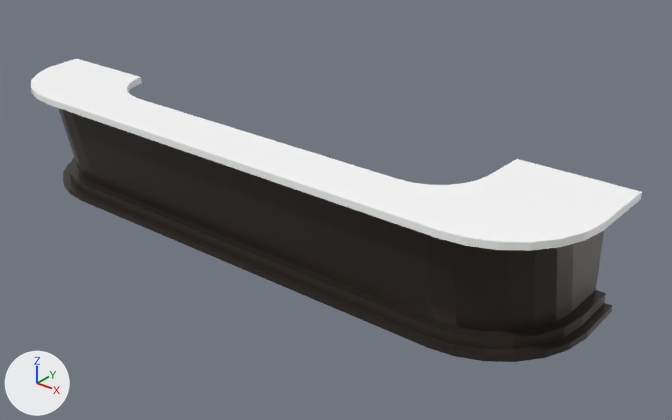
A saved change to the FBX model Assets/props/AssetsIzan/Barra.fbx.
Rendered twice from a 50 mm lens placed at (20.4, -20.2, 15.3), pointed at (2.0, 2.8, 1.0). The axes (+X, +Y, +Z) are drawn at lower left. The lights are the same throughout. The picture after the commit comes second. Where no turn or scale is listed for an object, it has been applied to the vertices.

The scene before the commit, as lines of its bpy script (objects in view):
```python
me_cube_003 = bpy.data.meshes.new('Cube.003')
me_cube_003.from_pydata(...)  # 272 vertices, 270 faces; spans x -12.6..11.2, y -2.3..3.5, z -2.0..2.3
# faces by material slot: [194, 76]
me_cube_003.materials.append(mat_basemetal)  # dark grey #403934
me_cube_003.materials.append(mat_basemadera)  # white #ffffff
ob_barra = bpy.data.objects.new('Barra', me_cube_003)
ob_barra.location = (0.71, 1.17, 1.67)
```
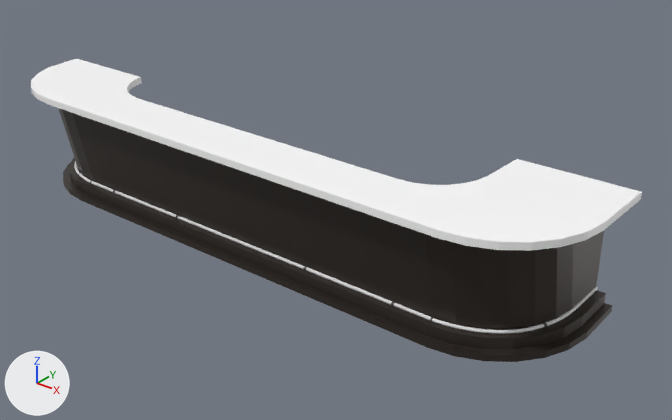
Boxes (x1, y1, x2, y2) around the edits, measured in the pictures (672 x 420 px):
'Leds_2', added
    after: (74, 161, 598, 334)
    faces in mat_led (white #e7e7e7): (74, 161, 598, 334)

What changed in the scene script:
```text
Add mat_led:
    mat_led = principled_material('Led')
    mat_led.base_color = (0.8, 0.8, 0.8)  # white #e7e7e7
    mat_led.roughness = 0.4
Add mat_baseled:
    mat_baseled = principled_material('BaseLed')
    mat_baseled.base_color = (0.071, 0.071, 0.071)  # dark grey #4b4b4b
Add me_béziercurve_001:
    me_béziercurve_001.from_pydata(...)  # 798 vertices, 794 faces; spans x -11.7..10.4, y -0.9..3.9, z -0.1..0.1
    # faces by material slot: [656, 138]
    me_béziercurve_001.materials.append(mat_led)  # white #e7e7e7
    me_béziercurve_001.materials.append(mat_baseled)  # dark grey #4b4b4b
Add ob_leds_2:
    ob_leds_2 = bpy.data.objects.new('Leds_2', me_béziercurve_001)
    ob_leds_2.location = (0.66, 0.73, 0.36)
```
